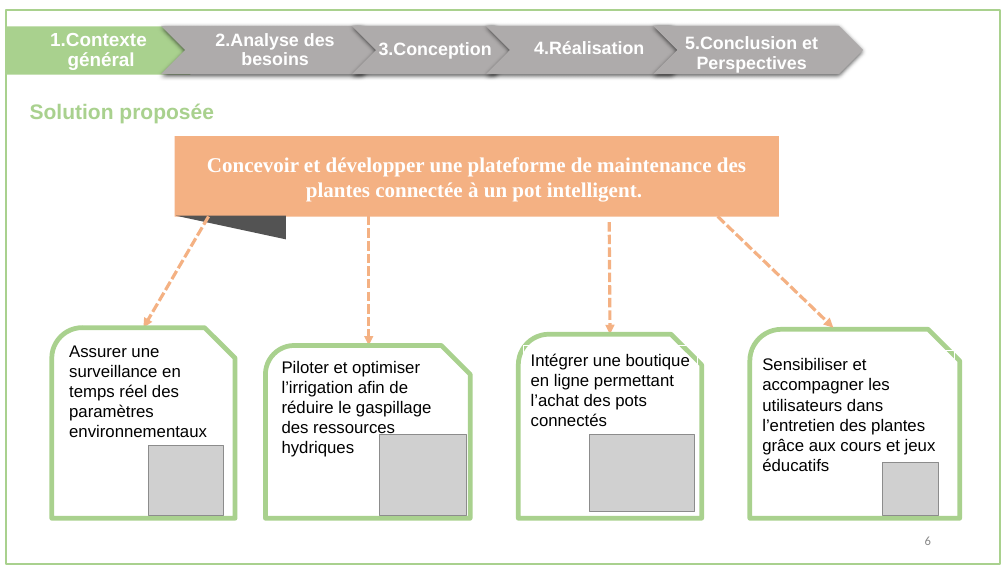
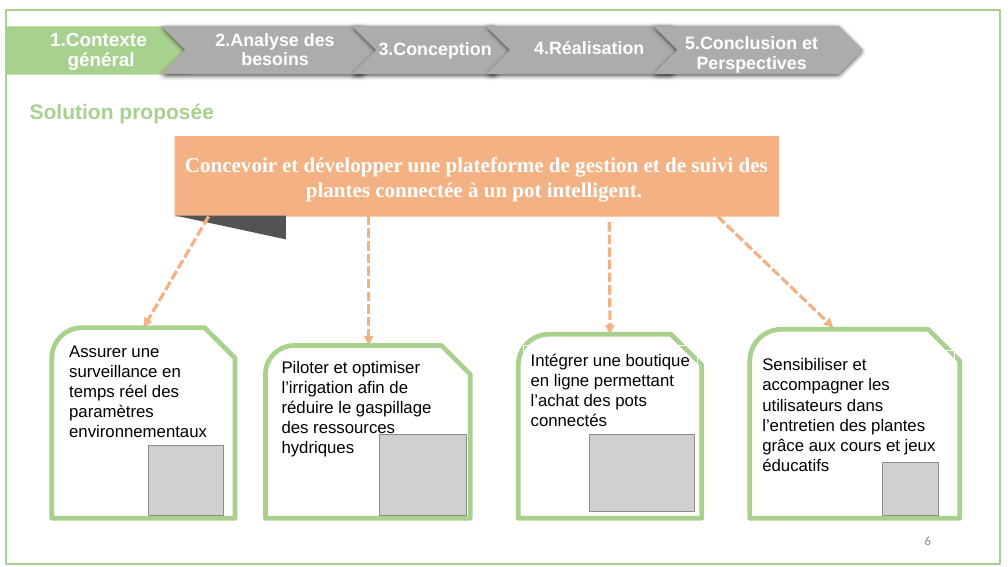
Before and after one commit to oussema1-hub/Rapport-Conception, a slide deck: slide 7 of presentation.pptx. Drawn at 1008x567 pixels with LibreOffice and Linux fonts; fonts in the diff are those of the drawing; grey boxes stand for pictures. Boxes give left, top, right and bottom in pixels: in the first picture for what was removed or moved away, otherwise in the second. Text is boxed around its words. In the diff, an @@ line names an element or a change of style, - is before the commit and + after.

```diff
--- a/presentation.pptx
+++ b/presentation.pptx
@@ text in rectangle at box(185, 157, 768, 202): text changed @@
-Concevoir et développer une plateforme de maintenance des plantes connectée à un pot intelligent.
+Concevoir et développer une plateforme de gestion et de suivi des plantes connectée à un pot intelligent.
```
Also in this commit, not shown: 12 other slides changed, 6 slides added, 11 other files.
